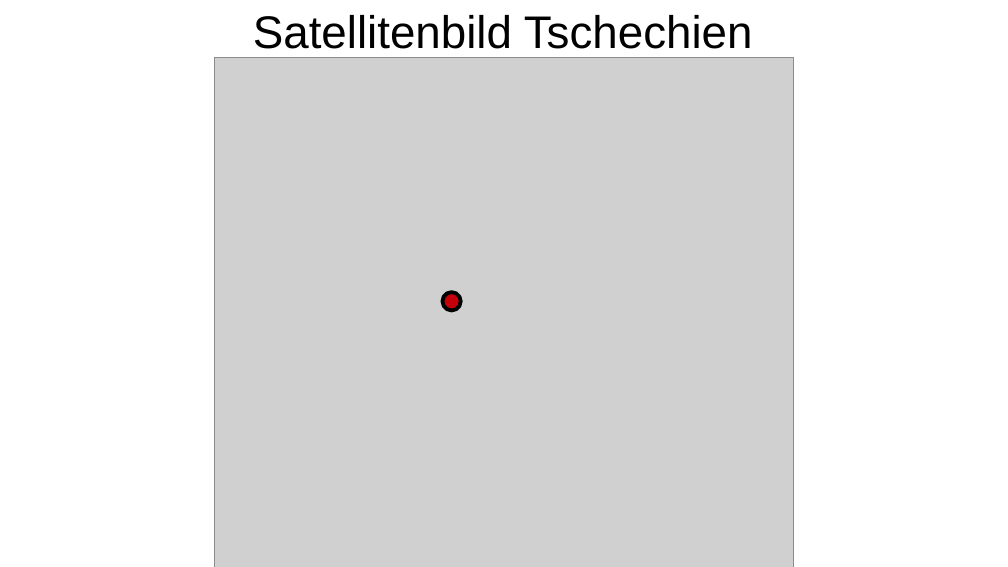
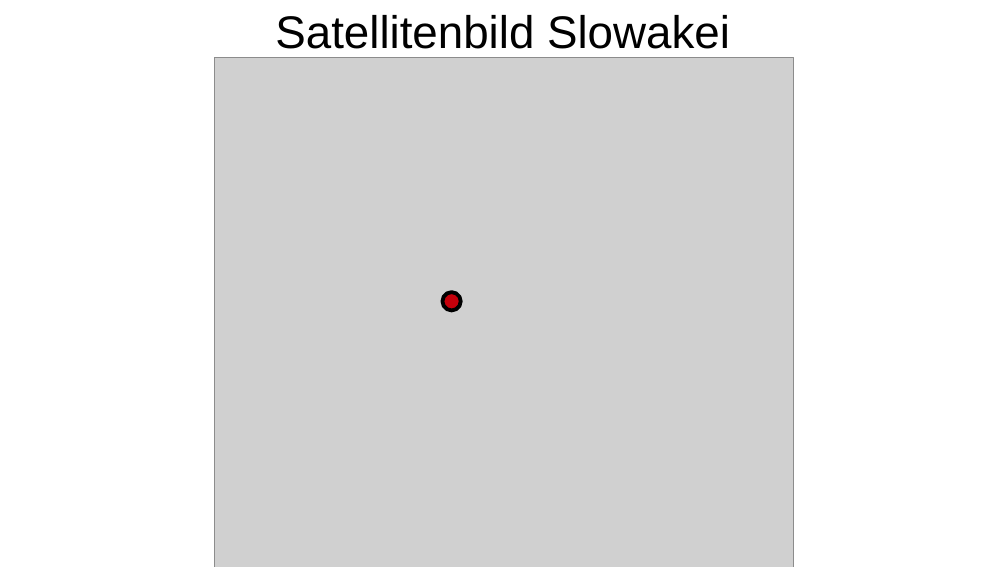
Before and after one commit to jkretz/metbrief, a slide deck: slide 7 of briefings/prievidza_25/template_prievidza_25/template_prievidza_25.odp. Drawn at 1008x567 pixels with LibreOffice and Linux fonts; fonts in the diff are those of the drawing; grey boxes stand for pictures. Boxes give left, top, right and bottom in pixels: in the first picture for what was removed or moved away, otherwise in the second. Text is boxed around its words. In the diff, an @@ line names an element or a change of style, - is before the commit and + after.

```diff
--- a/briefings/prievidza_25/template_prievidza_25/template_prievidza_25.odp
+++ b/briefings/prievidza_25/template_prievidza_25/template_prievidza_25.odp
@@ text at (275,15,730,49): text changed @@
-Satellitenbild Tschechien
+Satellitenbild Slowakei
```
Also in this commit, not shown: 2 other slides changed, 3 slides added, 55 other files.
